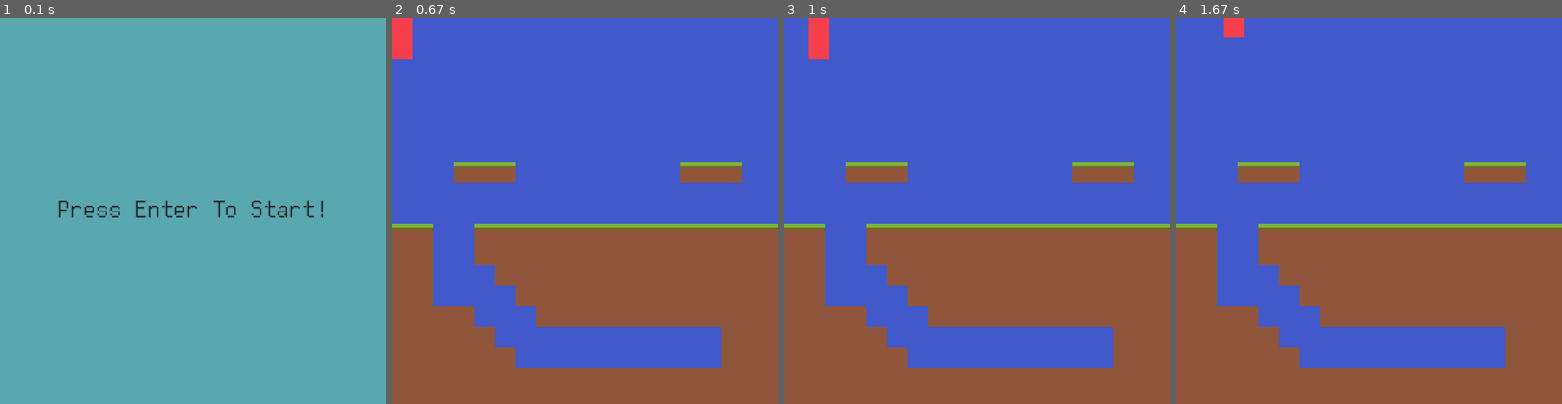
Above: before the commit, frames 1-4 (left to right).
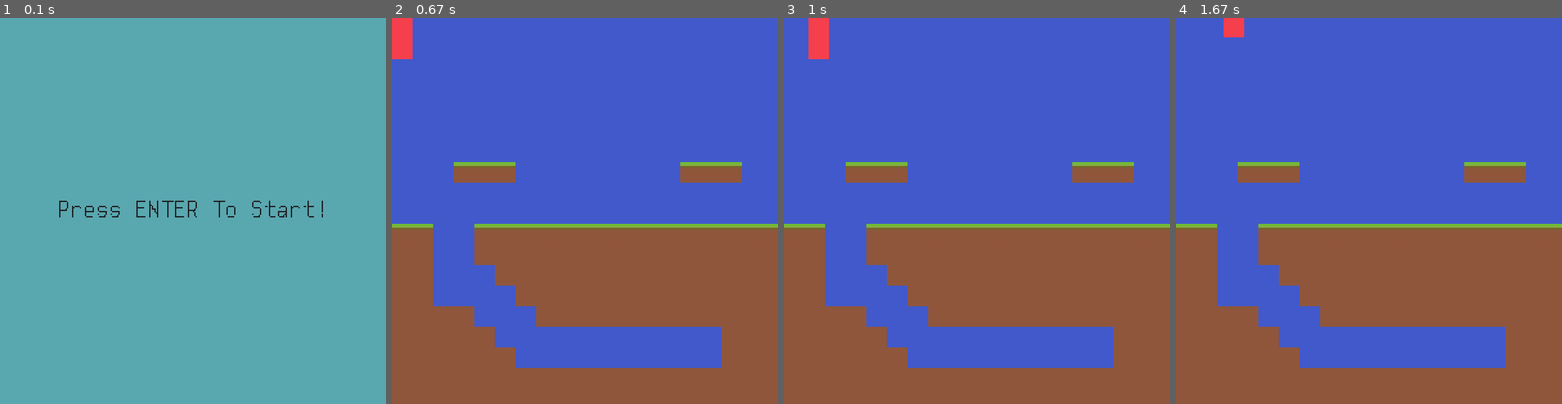
Above: after the commit, the same moments.

Repository: Sweetkubuni/pygame_jam
Game: pygame game, started from hub.py
Two runs of this game, one before a commit and one after it. Both use one fixed random seed, a clock stepped at 60 frames per second and the inputs below.
Inputs:
- Up to frame 1 (0.1 s): no input
- Up to frame 2 (0.67 s): tap Enter at 0.33 s
- Up to frame 3 (1 s): hold Right from 0.67 s (still down)
- Up to frame 4 (1.67 s): release Right at 1.13 s; hold Up 1.17-1.47 s; hold Right from 1.5 s (still down)

The runs differ from the first frame. In frame 1, 0.5% of the frame differs, in the area x 15-84%, y 47-52%; in frame 2, nothing differs; in frame 3, nothing differs; in frame 4, nothing differs.

Commit message:
Made a updadate method on the text class, with kwargs so you can update what you want about the text.

Diff:
--- a/sprites/text.py
+++ b/sprites/text.py
@@ -1,8 +1,21 @@
 import pygame
 
 class Text(pygame.sprite.Sprite):
-    def __init__(self, font_path: str, font_size: int, content: str, colour: tuple, center_x, center_y) -> None:
+    def __init__(self, font_path: str, font_size: int, content: str, colour: tuple, anti_ailiasing: bool, x, y, is_centered: bool) -> None:
         super().__init__()
         self.font = pygame.font.Font(font_path, font_size)
-        self.image = self.font.render(content, True, colour)
-        self.rect = self.image.get_rect(center = (center_x, center_y))
+        self.anti_aliasing = anti_ailiasing
+        self.update(content = content, colour = colour, is_centered = is_centered, x = x, y = y)
+
+    def update(self, **kwargs):
+        if kwargs["content"] != None: self.content = kwargs["content"]
+        if kwargs["colour"] != None: self.colour = kwargs["colour"]
+        if kwargs["is_centered"] != None: self.is_centered = kwargs["is_centered"]
+        if kwargs["x"] != None: self.x = kwargs["x"]
+        if kwargs["y"] != None: self.y = kwargs["y"]
+
+        self.image = self.font.render(self.content, self.anti_aliasing, self.colour)
+        if self.is_centered:
+            self.rect = self.image.get_rect(center = (self.x, self.y))
+        else:
+            self.rect = self.image.get_rect(topleft = (self.x, self.y))
--- a/states/mainmenu.py
+++ b/states/mainmenu.py
@@ -13,9 +13,7 @@
 
     def load_sprites(self):
         self.all_sprites = pygame.sprite.Group()
-        main_menu = Text(os.path.join(self.game.font_directory,"FreePixel.ttf"), 20,
-                         "Press Enter To Start!", colours["black"],
-                         self.game.GAME_HEIGHT/2, self.game.GAME_WIDTH/2)
+        main_menu = Text(os.path.join(self.game.font_directory,"FreePixel.ttf"), 20, "Press ENTER To Start!", colours["black"], False, self.game.GAME_WIDTH *.5, self.game.GAME_HEIGHT *.5, True)
         self.all_sprites.add(main_menu)
 
 
